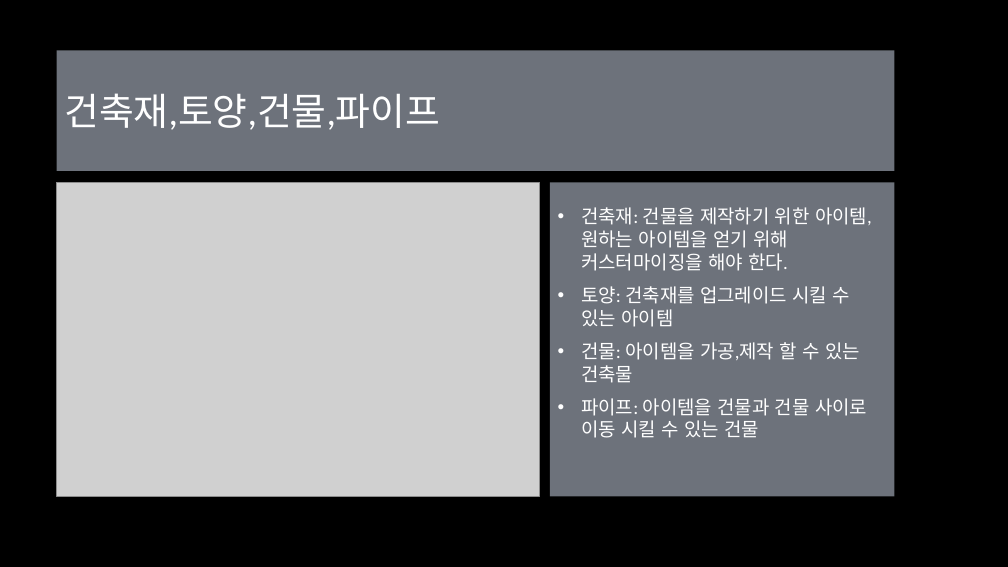
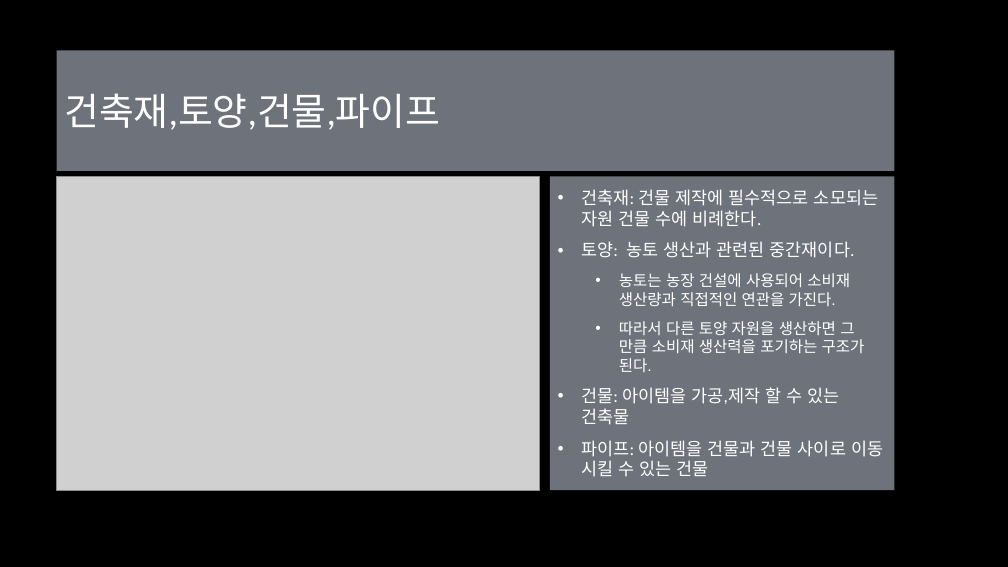
Before and after one commit to Eva-go/Capstone_Project, a slide deck: slide 19 of 문서/마지막 달 조영환,김태현,양영현.pptx (slide 11 before the commit). Drawn at 1008x567 pixels with LibreOffice and Linux fonts; fonts in the diff are those of the drawing; grey boxes stand for pictures; background and template pictures are left out. Boxes give left, top, right and bottom in pixels: in the first picture for what was removed or moved away, otherwise in the second. Text is boxed around its words. In the diff, an @@ line names an element or a change of style, - is before the commit and + after.

```diff
--- a/문서/마지막 달 조영환,김태현,양영현.pptx
+++ b/문서/마지막 달 조영환,김태현,양영현.pptx
@@ picture: place and size @@
-picture at [57,182,540,496]
+picture at [57,176,540,490]
@@ rectangle "건축재: 건물 제작에 필수적으로 소모되는 ...": place and size @@
-rectangle "건축재: 건물 제작에 필수적으로 소모되는 ..." at [551,182,895,496]
+rectangle "건축재: 건물 제작에 필수적으로 소모되는 ..." at [551,176,895,490]
@@ text in rectangle at [581,189,878,372]: text changed; size 18 to 14.8 pt @@
-• 건축재: 건물을 제작하기 위한 아이템,원하는 아이템을 얻기 위해 커스터마이징을 해야 한다.
-• 토양: 건축재를 업그레이드 시킬 수 있는 아이템
+• 건축재: 건물 제작에 필수적으로 소모되는 자원 건물 수에 비례한다.
+• 토양: 농토 생산과 관련된 중간재이다.
+  • 농토는 농장 건설에 사용되어 소비재 생산량과 직접적인 연관을 가진다.
+  • 따라서 다른 토양 자원을 생산하면 그 만큼 소비재 생산력을 포기하는 구조가 된다.
@@ text in rectangle at [581,387,883,477]: size 18 to 16.6 pt in "건물: 아이템을 가공,제작 할 수 있는 건축물", "파이프: 아이템을 건물과 건물 사이로 이동 시킬 ..." @@
```
Also in this commit, not shown: 11 other slides changed, 8 slides added.
